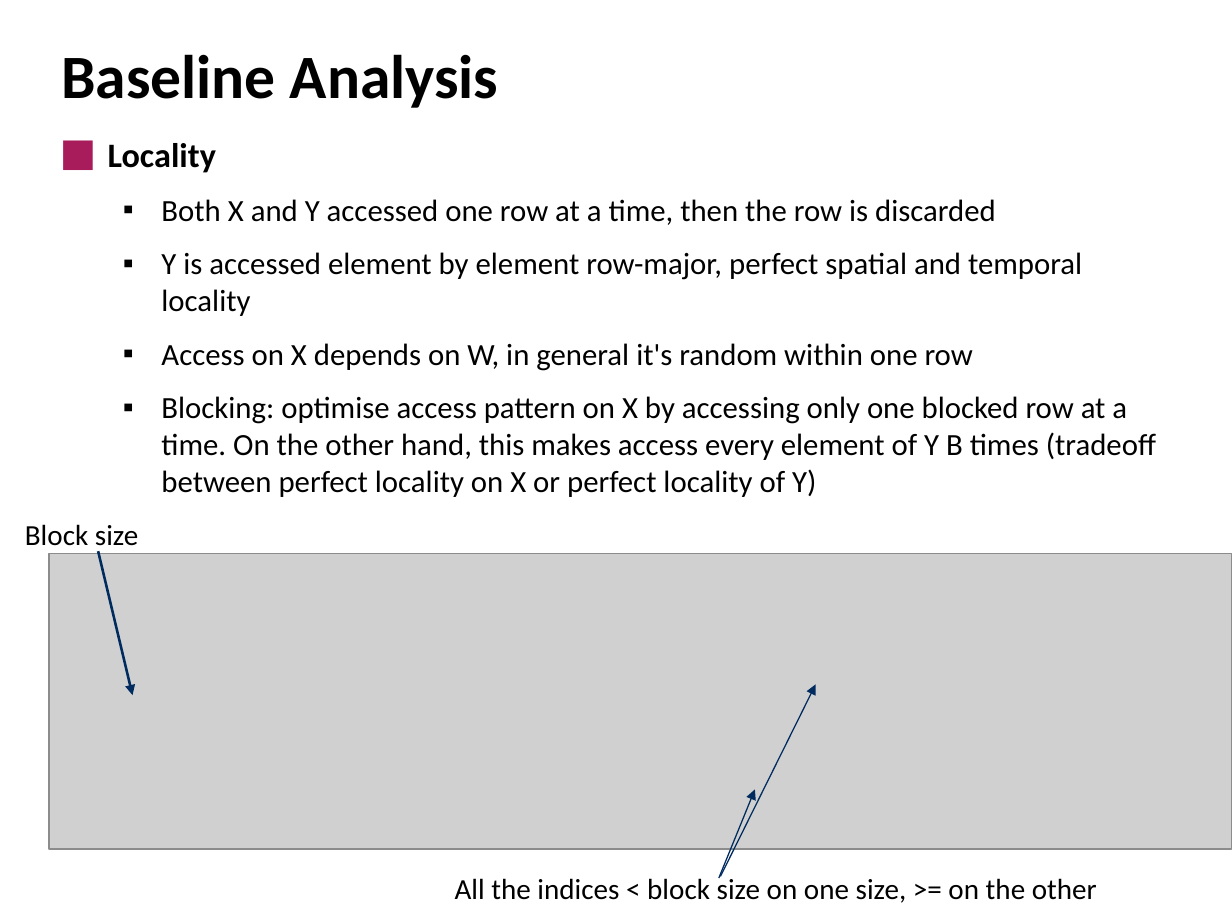
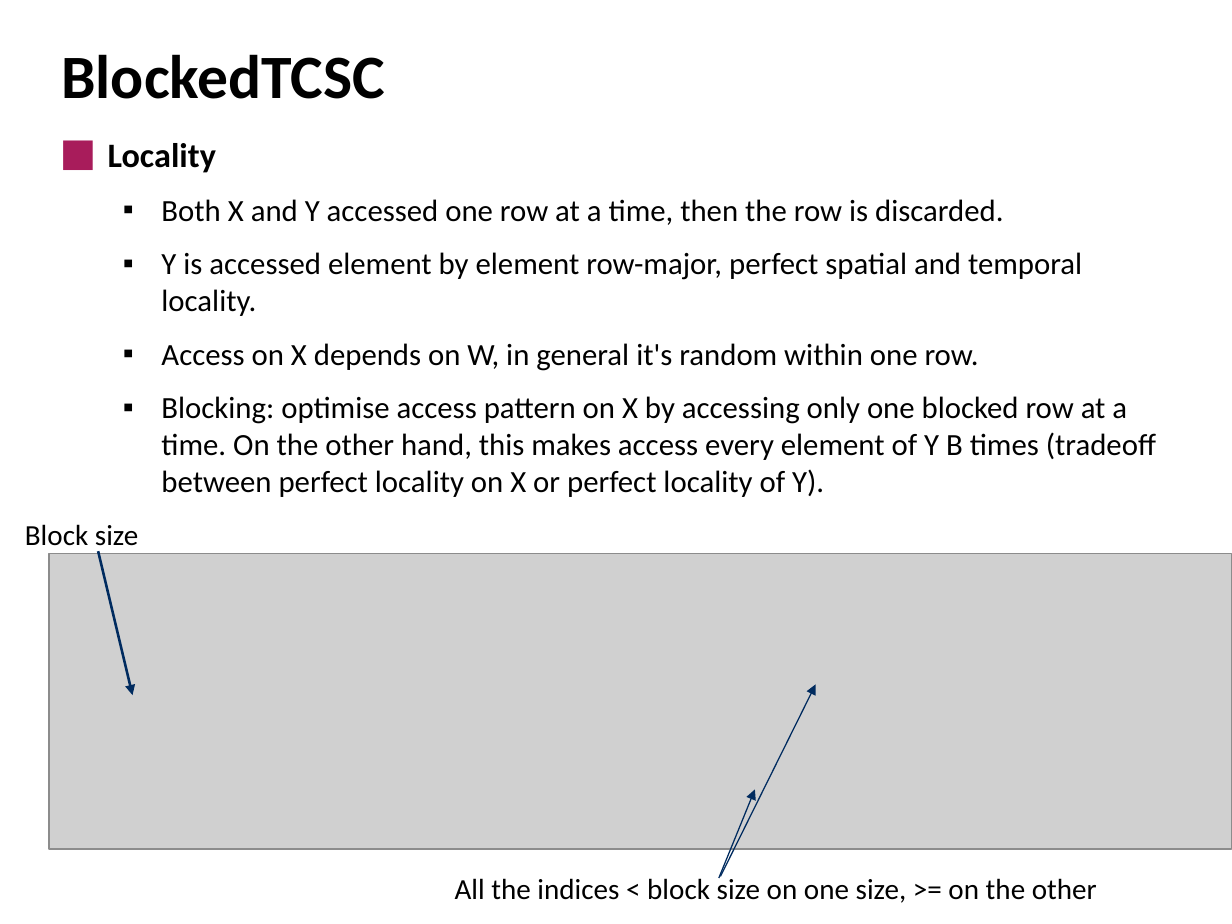
Before and after one commit to alessiomelone/Ternary-spGEMM, a slide deck: slide 6 of 10.pptx. Drawn at 1232x924 pixels with LibreOffice and Linux fonts; fonts in the diff are those of the drawing; grey boxes stand for pictures. Boxes give left, top, right and bottom in pixels: in the first picture for what was removed or moved away, otherwise in the second. Text is boxed around its words. In the diff, an @@ line names an element or a change of style, - is before the commit and + after.

Commit message:
updates

```diff
--- a/10.pptx
+++ b/10.pptx
@@ title at (61, 54, 385, 99): text changed @@
-Baseline Analysis
+BlockedTCSC
@@ text at (161, 199, 1156, 497): text changed @@
-  ▪ Both X and Y accessed one row at a time, then the row is discarded
-  ▪ Y is accessed element by element row-major, perfect spatial and temporal locality
-  ▪ Access on X depends on W, in general it's random within one row
-  ▪ Blocking: optimise access pattern on X by accessing only one blocked row at a time. On the other hand, this makes access every element of Y B times (tradeoff between perfect locality on X or perfect locality of Y)
+  ▪ Both X and Y accessed one row at a time, then the row is discarded.
+  ▪ Y is accessed element by element row-major, perfect spatial and temporal locality.
+  ▪ Access on X depends on W, in general it's random within one row.
+  ▪ Blocking: optimise access pattern on X by accessing only one blocked row at a time. On the other hand, this makes access every element of Y B times (tradeoff between perfect locality on X or perfect locality of Y).
```
Also in this commit, not shown: 8 other slides changed, 2 slides added.
